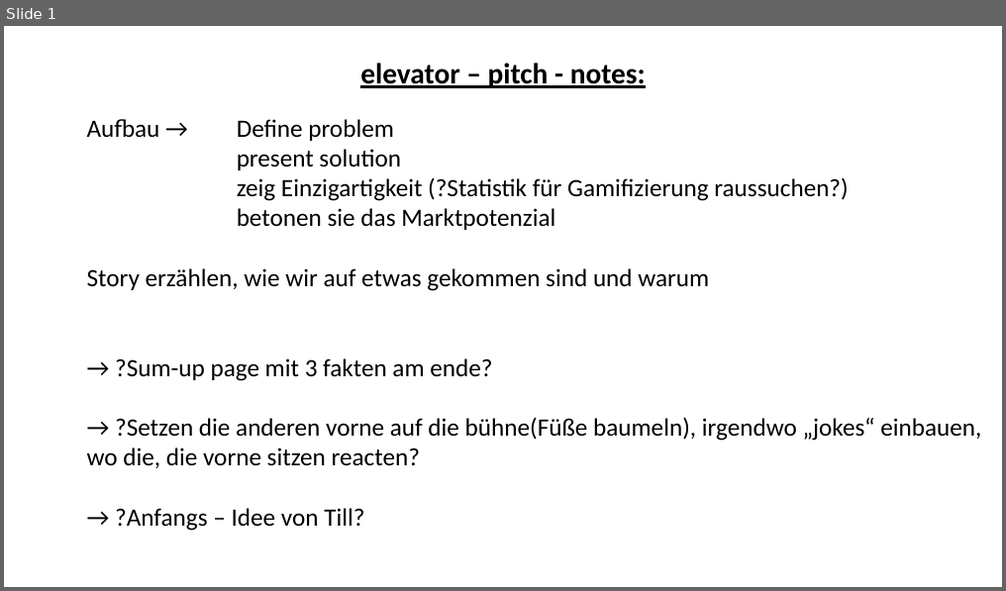
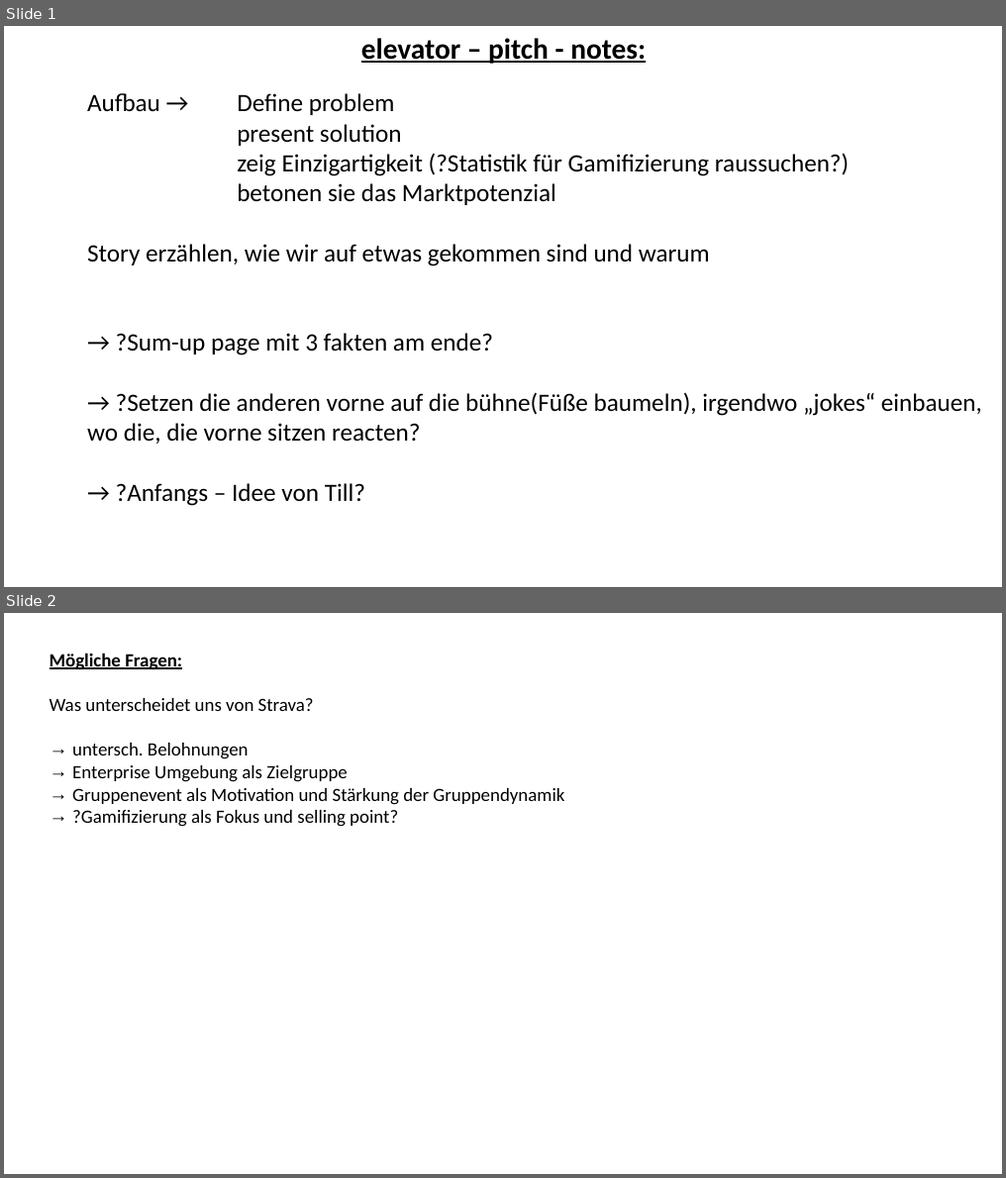
Before and after one commit to bennewehn/WorkFit, a slide deck: data/elevator pitch details.pptx. Shown one above the other, each under a label of ours: slide 1 before the commit, slides 1 and 2 after it. The pictures are 1006x591 and 1006x1178 pixels, drawn with LibreOffice and Linux fonts; fonts in the diff are those of the drawing. Boxes give left, top, right and bottom in pixels: in the first picture for what was removed or moved away, otherwise in the second. Text is boxed around its words. In the diff, an @@ line names an element or a change of style, - is before the commit and + after.

```diff
--- a/data/elevator pitch details.pptx
+++ b/data/elevator pitch details.pptx
@@ slide 2 added at [4, 613, 1002, 1174], background #FFFFFF @@
@@ text added at [50, 653, 564, 827], 18 pt, text #000000 @@
+Mögliche Fragen:
+Was unterscheidet uns von Strava?
+→ untersch. Belohnungen
+→ Enterprise Umgebung als Zielgruppe
+→ Gruppenevent als Motivation und Stärkung der Gruppendynamik
+→ ?Gamifizierung als Fokus und selling point?
@@ slide 1 changed as well @@
@@ text "elevator – pitch - notes:": place and size @@
-text "elevator – pitch - notes:" at [87, 63, 981, 531]
+text "elevator – pitch - notes:" at [87, 38, 982, 506]
```
Also in this commit, not shown: 2 other files.
